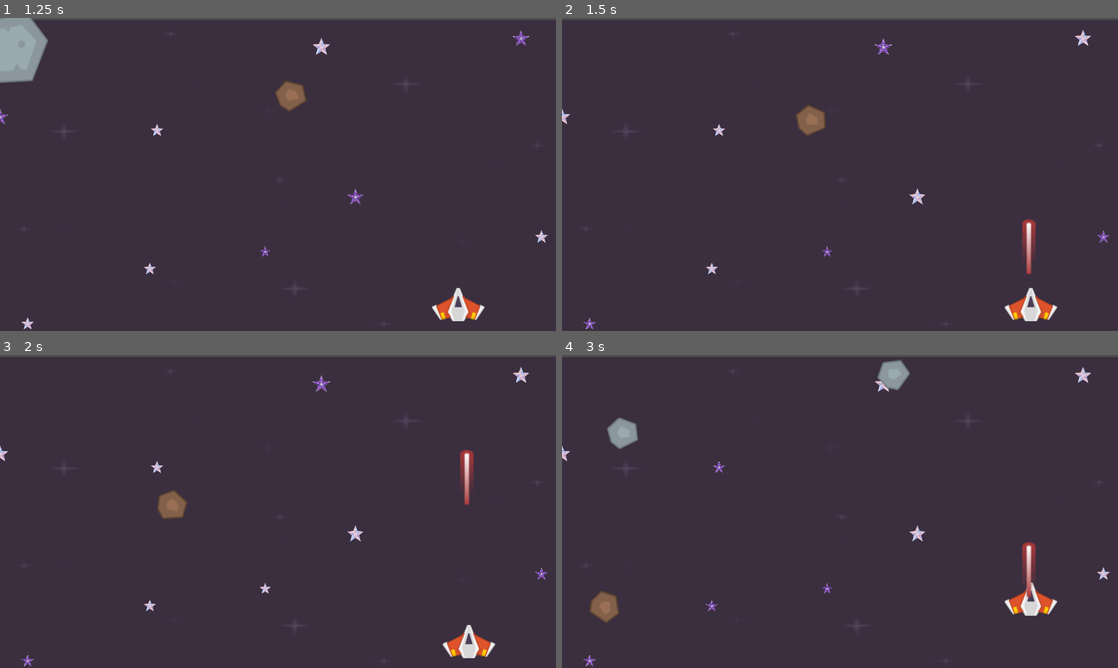
Above: before the commit, frames 1-4 (two rows, left to right).
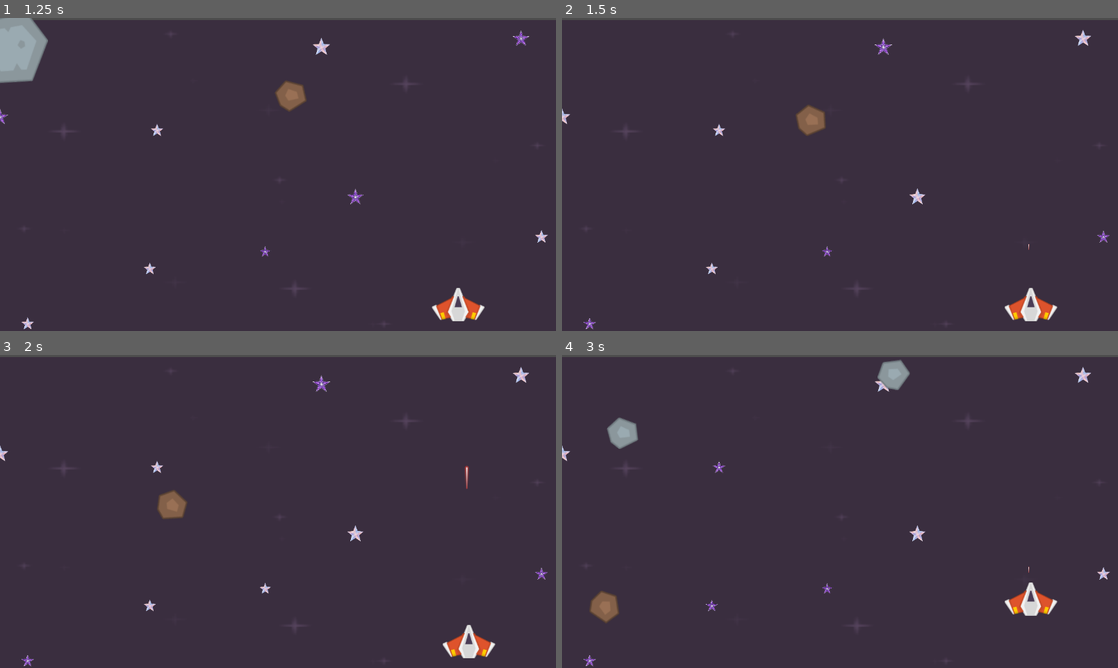
Above: after the commit, the same moments.

Repository: nonakarim/godot-space-shooter
Game: Godot game, scene res://Scenes/level.tscn
The game is run twice, just before and just after one commit, with the same random seed, the same clock (stepped at 60 frames per second) and the same inputs.
Inputs:
- Up to frame 1 (1.25 s): hold Right (KeyRight) from 0.53 s (still down); tap O (Original) at 0.6 s
- Up to frame 2 (1.5 s): release Right (KeyRight) at 1.28 s; hold Down (KeyDown) from 1.28 s (still down); tap Space (Shoot) at 1.35 s
- Up to frame 3 (2 s): keep holding Down (KeyDown)
- Up to frame 4 (3 s): release Down (KeyDown) at 2.03 s; hold Right (KeyRight) 2.03-2.78 s; tap O (Original) at 2.1 s; hold Up (KeyUp) from 2.78 s (still down); tap Space (Shoot) at 2.85 s

Frame 1 is identical in both runs. In frame 2, 0.3% of the frame differs, in the area x 82-86%, y 64-82%; in frame 3, 0.3%; in frame 4, 0.3%.

Commit message:
Add laser growth as it goes up (Every 0.5 seconds)

Diff:
--- a/Scripts/laser.gd
+++ b/Scripts/laser.gd
@@ -1,4 +1,10 @@
 extends Area2D
 @export var speed = 500
+
+func _ready() -> void:
+	$LaserImage.scale = Vector2(0, 0)
+	var tween = create_tween()
+	tween.tween_property($LaserImage, 'scale', Vector2(1, 1), 0.5)
+
 func _process(delta: float) -> void:
 	position.y -= speed * delta
